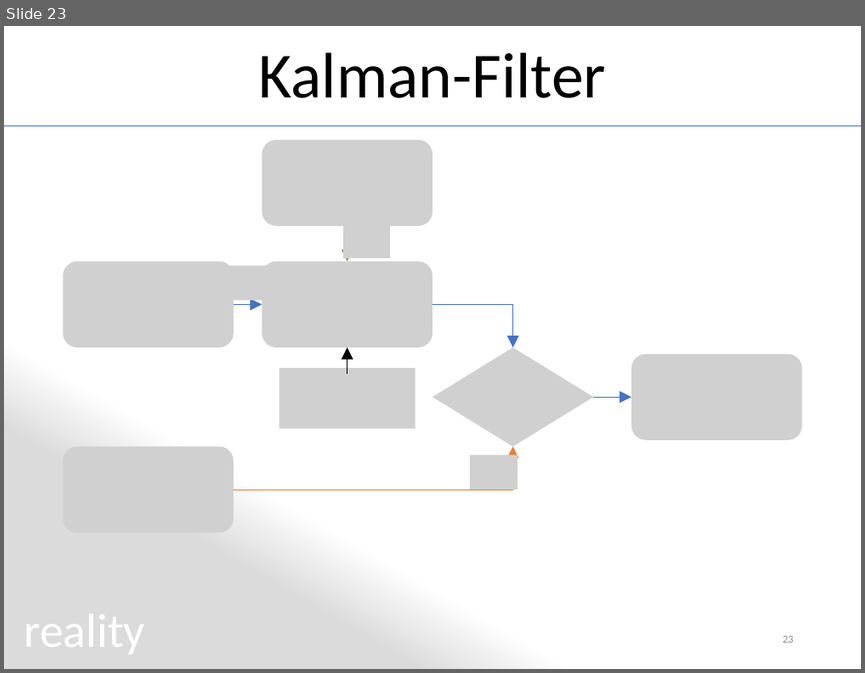
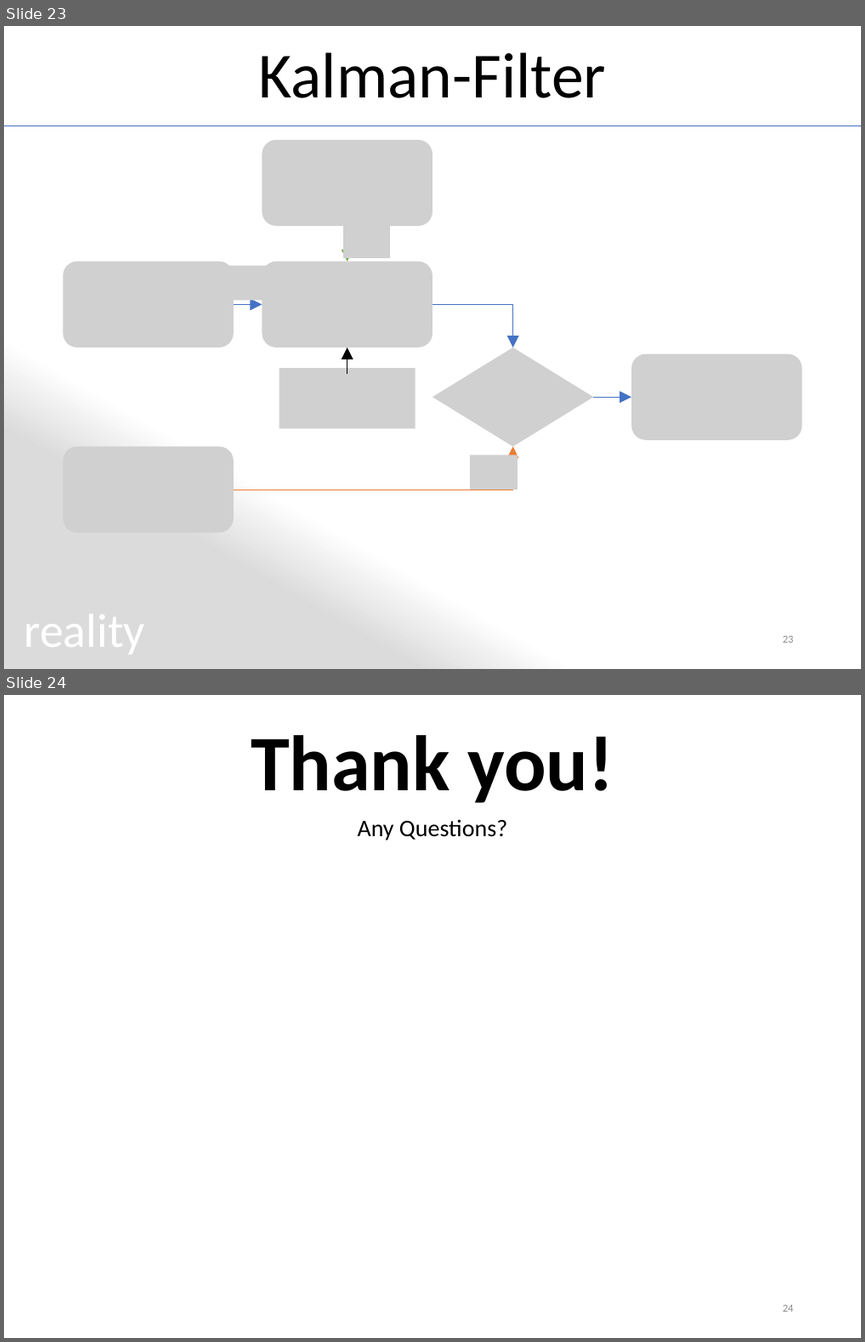
Before and after one commit to MichiHo/flocking, a slide deck: vortrag/ba_seminar_presentation_reduce.pptx. Shown one above the other, each under a label of ours: slide 23 before the commit, slides 23 and 24 after it. The pictures are 865x673 and 865x1342 pixels, drawn with LibreOffice and Linux fonts; fonts in the diff are those of the drawing; grey boxes stand for pictures; background and template pictures are left out. Boxes give left, top, right and bottom in pixels: in the first picture for what was removed or moved away, otherwise in the second. Text is boxed around its words. In the diff, an @@ line names an element or a change of style, - is before the commit and + after.

```diff
--- a/vortrag/ba_seminar_presentation_reduce.pptx
+++ b/vortrag/ba_seminar_presentation_reduce.pptx
@@ slide 24 added at <box>4,695,861,1338</box>, background picture (left out) @@
@@ title added at <box>250,735,614,803</box>, 66 pt, text #000000, bold @@
+Thank you!
@@ subtitle added at <box>358,819,507,840</box>, 20 pt, text #000000 @@
+Any Questions?
@@ page number added at <box>783,1304,794,1311</box>, 9 pt, text #8C8C8C @@
+24
```
Also in this commit, not shown: 2 slides changed, 10 other files.
